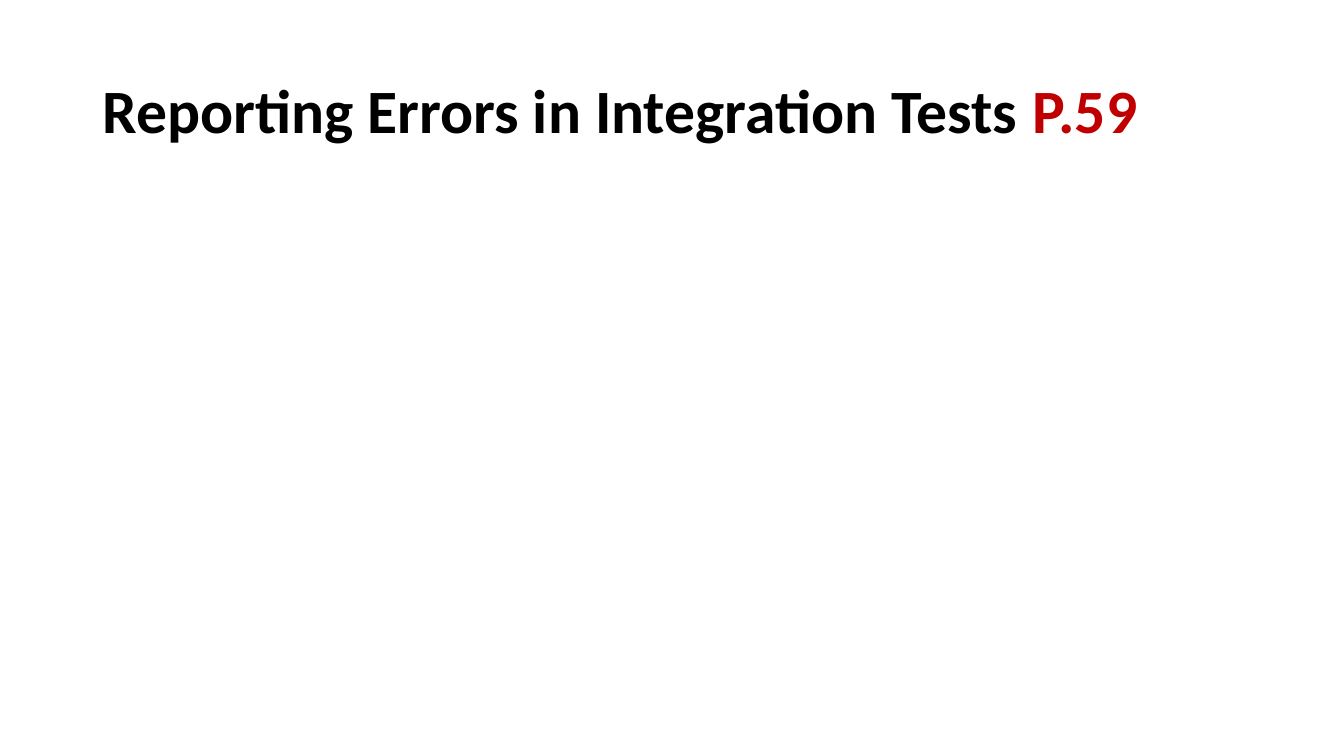
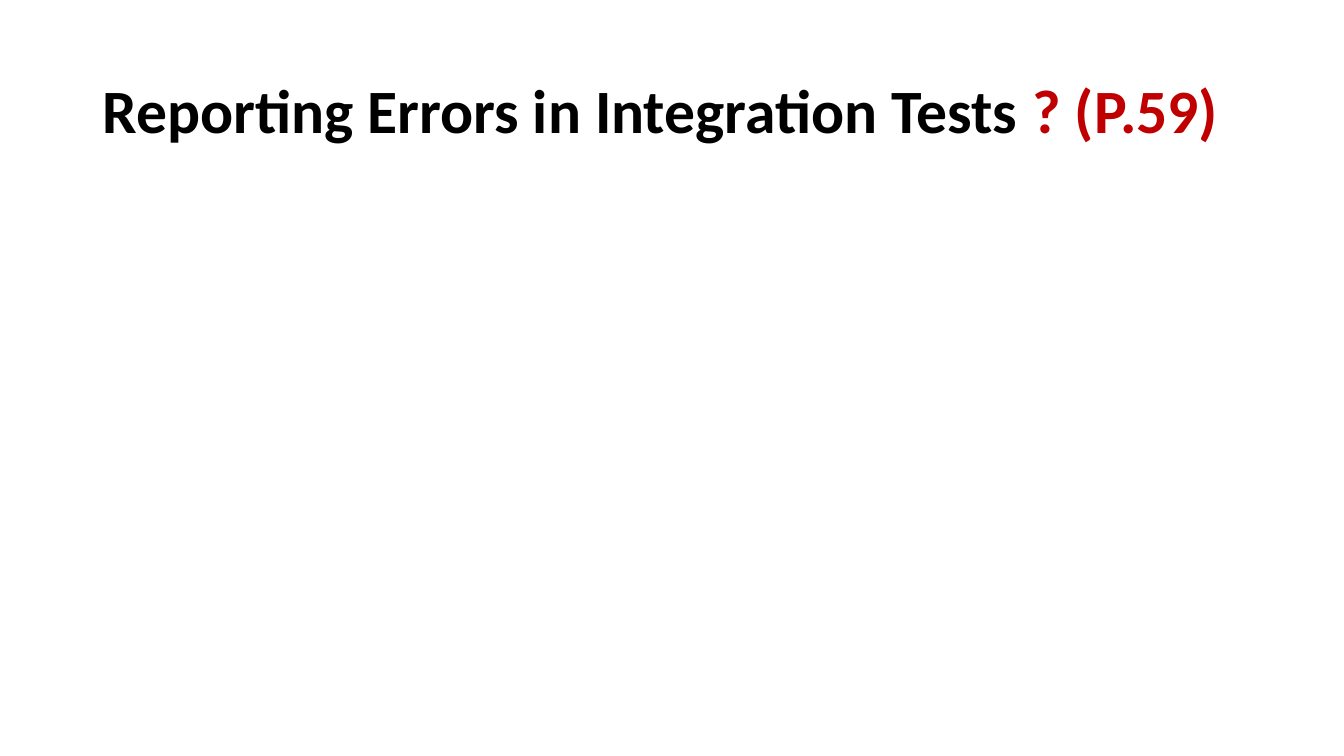
Before and after one commit to fmontazeri/Knowledeg, a slide deck: slide 59 of Gherkin.pptx. Drawn at 1344x756 pixels with LibreOffice and Linux fonts; fonts in the diff are those of the drawing. Boxes give left, top, right and bottom in pixels: in the first picture for what was removed or moved away, otherwise in the second. Text is boxed around its words. In the diff, an @@ line names an element or a change of style, - is before the commit and + after.

```diff
--- a/Gherkin.pptx
+++ b/Gherkin.pptx
@@ title at <box>102,87,1218,144</box>: text changed @@
-Reporting Errors in Integration Tests P.59
+Reporting Errors in Integration Tests ? (P.59)
```
Also in this commit, not shown: 14 other slides changed, 6 slides added.
